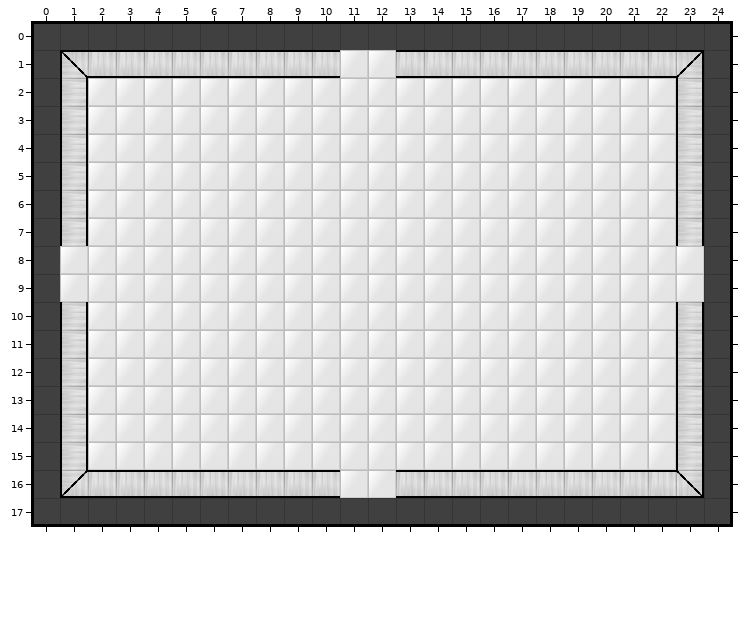
Level history. Tiled map: src/level/forrestroom3.tmx. Above, as it was before the edit.
Cells are 32x32 px. Shown: x 0..24, y 0..17.
The same view after the edit:
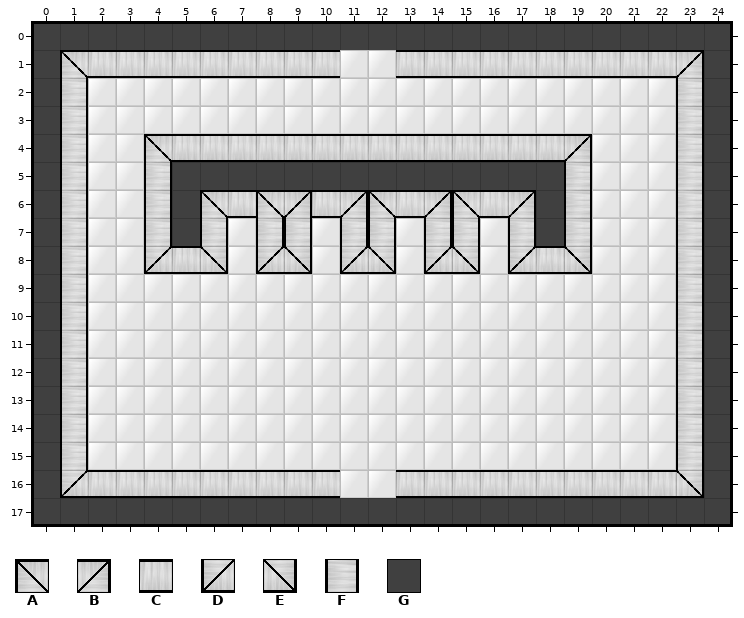
Key: from "room_tileset": A 0, B 1, C 2, D 6, E 7, F 8, G 37.
_ is an empty cell.
Change:
Changed rows in their new state; . is an unchanged cell.
Layer "Tile Layer 1":
first column x 1:
 4 ...ACCCCCCCCCCCCCCB....
 5 ...FGGGGGGGGGGGGGGF....
 6 ...FGACABCBACBACBGF....
 7 ...FGF.FF.FF.FF.FGF....
 8 F..DCE.DE.DE.DE.DCE...F
 9 F.....................F
Changed places in both pictures, as pixel boxes (x1, y1, x2, y2):
added: (144, 134, 592, 274)
added: (60, 246, 88, 302)
added: (676, 246, 704, 302)
